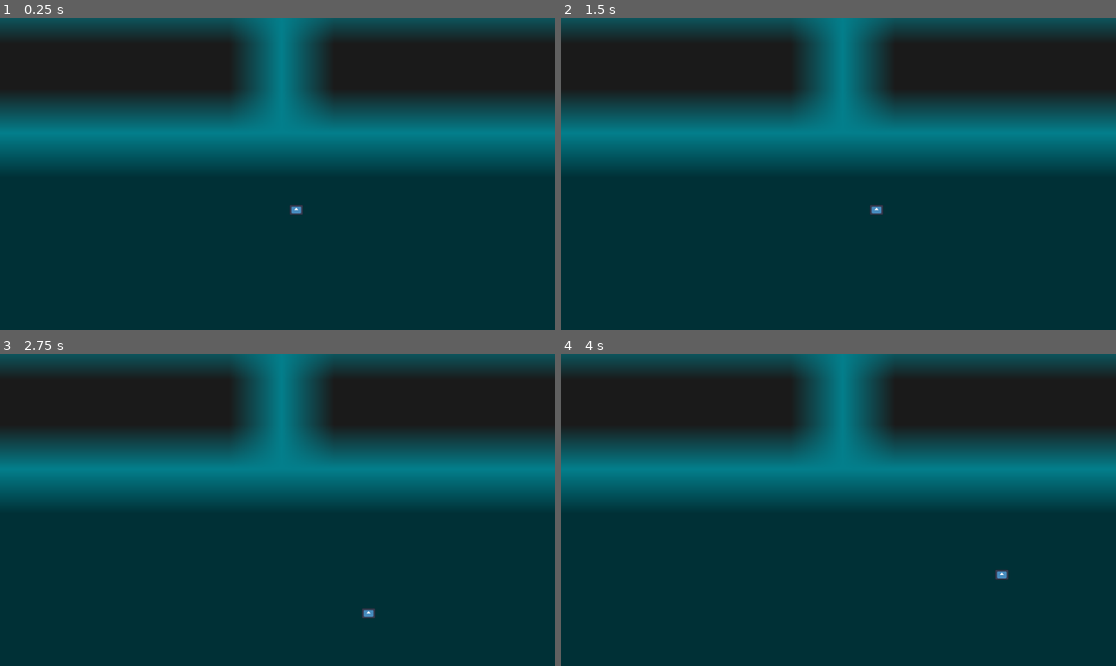
Above: before the commit, frames 1-4 (two rows, left to right).
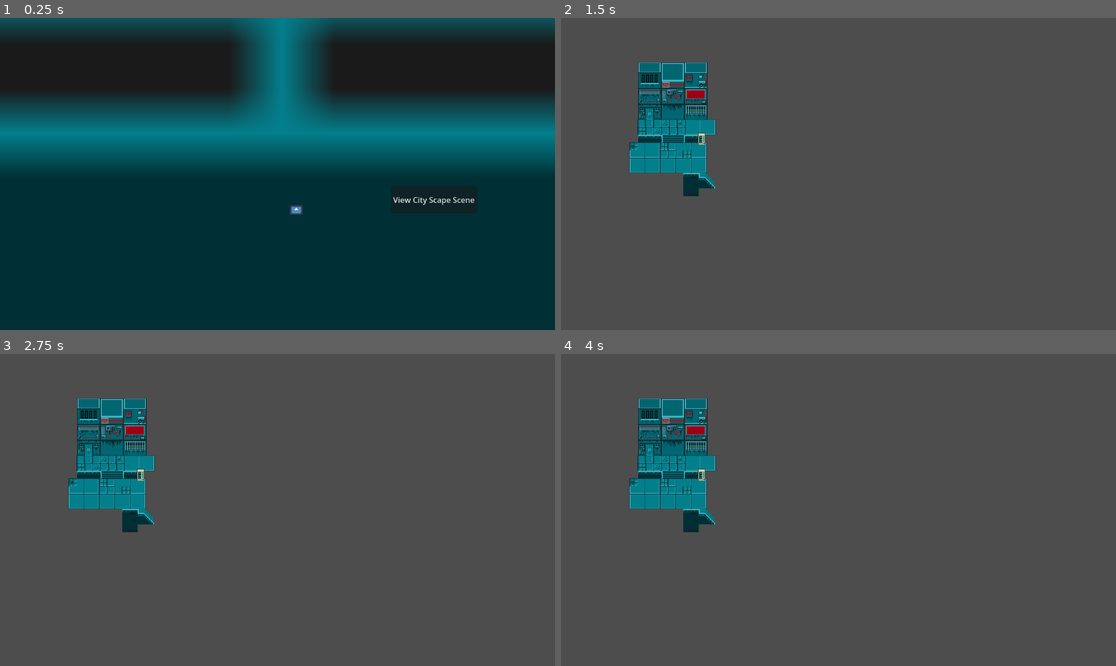
Above: after the commit, the same moments.

Repository: BradMcGlynnUWO/godot-project
Game: Godot game, scene res://main.tscn
The game is run twice, just before and just after one commit, with the same random seed, the same clock (stepped at 60 frames per second) and the same inputs. The engine's default icon, where the game draws it, is replaced by a stand-in: a white triangle on a blue panel in a dark square.
Inputs (mouse positions are in pixels of both pictures, inside the frame that each line leads up to):
- Up to frame 1 (0.25 s): no input
- Up to frame 2 (1.5 s): click (993, 198) at 0.5 s, where only the run after the commit has a clickable "View City Scape Scene"; tap Enter at 1.25 s; hold Right (ui_right) from 1.28 s (still down)
- Up to frame 3 (2.75 s): release Right (ui_right) at 2.03 s; hold Down (ui_down) from 2.03 s (still down)
- Up to frame 4 (4 s): release Down (ui_down) at 2.78 s; hold Right (ui_right) 2.78-3.53 s; hold Up (ui_up) from 3.53 s (still down)

The runs differ from the first frame. In frame 1, 0.2% of the frame differs, in the area x 70-86%, y 57-60%; in frame 2, 99%; in frame 3, 99%, in the area x 0-100%, y 0-100%; in frame 4, 99%.

Commit message:
added assets for urban-streets area, began implementing them, added button in main scene to take you to the urban-streets area

Diff:
--- /dev/null
+++ b/Temporal Mirage - Cybernetic Reclaim/areas/urban-streets/city_home.tscn
@@ -0,0 +1,270 @@
+[gd_scene load_steps=23 format=3 uid="uid://db3ofrxx6v1tx"]
+
+[ext_resource type="Texture2D" uid="uid://bmkxrwdikbrim" path="res://assets/area-assets/urban-street-assets/area-constituents/tile2.png" id="1_gt1nx"]
+[ext_resource type="Texture2D" uid="uid://cyr7t7cfvkrrw" path="res://assets/area-assets/urban-street-assets/area-constituents/tile1.png" id="2_8ocyn"]
+[ext_resource type="Texture2D" uid="uid://cnwwv7qh5dnsf" path="res://assets/area-assets/urban-street-assets/area-constituents/wall-with-door1.png" id="3_c2b55"]
+[ext_resource type="Texture2D" uid="uid://bpu6sok11gjb5" path="res://assets/area-assets/urban-street-assets/area-constituents/tile5.png" id="4_03jr1"]
+[ext_resource type="Texture2D" uid="uid://coow80aryssfb" path="res://assets/area-assets/urban-street-assets/area-constituents/tile3.png" id="5_n3s0d"]
+[ext_resource type="Texture2D" uid="uid://c1bub230dymt3" path="res://assets/area-assets/urban-street-assets/area-constituents/stairs-down.png" id="6_r2shs"]
+[ext_resource type="Texture2D" uid="uid://djt6ujkfhxtmg" path="res://assets/area-assets/urban-street-assets/area-constituents/wall-with-stain.png" id="7_7djt0"]
+[ext_resource type="Texture2D" uid="uid://cyuetg1sxeiwv" path="res://assets/area-assets/urban-street-assets/area-constituents/big-tile1.png" id="8_pbtse"]
+[ext_resource type="Texture2D" uid="uid://dfllckdmshm7b" path="res://assets/area-assets/urban-street-assets/area-constituents/front-face-of-tile-with-trim.png" id="9_2l1rl"]
+[ext_resource type="Texture2D" uid="uid://b48n24cqniv4t" path="res://assets/area-assets/urban-street-assets/area-constituents/tile4.png" id="10_c8tew"]
+[ext_resource type="Texture2D" uid="uid://cggprocmtkih0" path="res://assets/area-assets/urban-street-assets/area-constituents/wall-with-panel1.png" id="11_3imb6"]
+[ext_resource type="Texture2D" uid="uid://56kpn5t75utc" path="res://assets/area-assets/urban-street-assets/area-constituents/wall-with-stained-window1.png" id="12_xgo56"]
+[ext_resource type="Texture2D" uid="uid://cp6o6xot3n0il" path="res://assets/area-assets/urban-street-assets/area-constituents/wall-with-panel2.png" id="13_a506d"]
+[ext_resource type="Texture2D" uid="uid://b1fvi6rwhur3m" path="res://assets/area-assets/urban-street-assets/area-constituents/wall-with-vents.png" id="14_ewgm6"]
+[ext_resource type="Texture2D" uid="uid://bmnni0275a7oq" path="res://assets/area-assets/urban-street-assets/area-constituents/roof1.png" id="15_ie7xx"]
+[ext_resource type="Texture2D" uid="uid://dbmm8hebl04ec" path="res://assets/area-assets/urban-street-assets/area-constituents/green-shade1.png" id="16_0uh6a"]
+[ext_resource type="Texture2D" uid="uid://b1fsb58cm7vqa" path="res://assets/area-assets/urban-street-assets/area-constituents/building-top-floor1.png" id="17_q3rml"]
+[ext_resource type="Texture2D" uid="uid://b3itdivikhnvq" path="res://assets/area-assets/urban-street-assets/area-constituents/wall-with-window.png" id="18_1c5et"]
+[ext_resource type="Texture2D" uid="uid://b8146dxx7whud" path="res://assets/area-assets/urban-street-assets/area-constituents/wall-with-appliance2.png" id="19_jqv2k"]
+[ext_resource type="Texture2D" uid="uid://bhamkig6uuvbp" path="res://assets/area-assets/urban-street-assets/props-and-items/vending-machine.png" id="20_xrv5p"]
+[ext_resource type="Texture2D" uid="uid://dljvs7l3vmy8h" path="res://assets/area-assets/urban-street-assets/area-constituents/stairs-right.png" id="21_kicng"]
+[ext_resource type="Texture2D" uid="uid://bhga1s6yh4m40" path="res://assets/area-assets/urban-street-assets/area-constituents/alleyway-wall3.png" id="22_dx1lq"]
+
+[node name="city-home" type="Node2D"]
+
+[node name="city-scape" type="ParallaxBackground" parent="."]
+
+[node name="floor-top" type="ParallaxLayer" parent="city-scape"]
+
+[node name="Tile2" type="Sprite2D" parent="city-scape/floor-top"]
+position = Vector2(168, 219)
+texture = ExtResource("1_gt1nx")
+
+[node name="Tile3" type="Sprite2D" parent="city-scape/floor-top"]
+position = Vector2(183, 219)
+texture = ExtResource("1_gt1nx")
+
+[node name="Tile4" type="Sprite2D" parent="city-scape/floor-top"]
+position = Vector2(200, 219)
+texture = ExtResource("1_gt1nx")
+
+[node name="Tile1" type="Sprite2D" parent="city-scape/floor-top"]
+position = Vector2(216, 219)
+texture = ExtResource("2_8ocyn")
+
+[node name="Tile5" type="Sprite2D" parent="city-scape/floor-top"]
+position = Vector2(232, 219)
+texture = ExtResource("1_gt1nx")
+
+[node name="Tile6" type="Sprite2D" parent="city-scape/floor-top"]
+position = Vector2(249.25, 219)
+scale = Vector2(1.02941, 1)
+texture = ExtResource("4_03jr1")
+
+[node name="Tile7" type="Sprite2D" parent="city-scape/floor-top"]
+position = Vector2(168, 235)
+texture = ExtResource("5_n3s0d")
+
+[node name="Tile8" type="Sprite2D" parent="city-scape/floor-top"]
+position = Vector2(184, 235)
+texture = ExtResource("1_gt1nx")
+
+[node name="Tile9" type="Sprite2D" parent="city-scape/floor-top"]
+position = Vector2(200, 235)
+texture = ExtResource("2_8ocyn")
+
+[node name="Tile10" type="Sprite2D" parent="city-scape/floor-top"]
+position = Vector2(216, 235)
+texture = ExtResource("1_gt1nx")
+
+[node name="Tile11" type="Sprite2D" parent="city-scape/floor-top"]
+position = Vector2(233, 235)
+texture = ExtResource("1_gt1nx")
+
+[node name="Tile12" type="Sprite2D" parent="city-scape/floor-top"]
+position = Vector2(249.75, 235)
+scale = Vector2(0.970588, 1)
+texture = ExtResource("1_gt1nx")
+
+[node name="Big-tile1" type="Sprite2D" parent="city-scape/floor-top"]
+position = Vector2(274, 227)
+texture = ExtResource("8_pbtse")
+
+[node name="Big-tile11" type="Sprite2D" parent="city-scape/floor-top"]
+position = Vector2(305, 227)
+texture = ExtResource("8_pbtse")
+
+[node name="building-top1" type="ParallaxLayer" parent="city-scape"]
+
+[node name="Roof1" type="Sprite2D" parent="city-scape/building-top1"]
+position = Vector2(184, 103.25)
+scale = Vector2(1, 0.418367)
+texture = ExtResource("15_ie7xx")
+
+[node name="Green-shade1" type="Sprite2D" parent="city-scape/building-top1"]
+position = Vector2(184, 103)
+scale = Vector2(2.625, 1.125)
+texture = ExtResource("16_0uh6a")
+
+[node name="Wall-with-door1" type="Sprite2D" parent="city-scape/building-top1"]
+position = Vector2(184, 195)
+texture = ExtResource("3_c2b55")
+
+[node name="Wall-with-panel2" type="Sprite2D" parent="city-scape/building-top1"]
+position = Vector2(184, 162.75)
+scale = Vector2(1, 1.01515)
+texture = ExtResource("13_a506d")
+
+[node name="Wall-with-vents" type="Sprite2D" parent="city-scape/building-top1"]
+position = Vector2(184, 130)
+texture = ExtResource("14_ewgm6")
+
+[node name="building-top2" type="ParallaxLayer" parent="city-scape"]
+
+[node name="Wall-with-panel1" type="Sprite2D" parent="city-scape/building-top2"]
+position = Vector2(232, 162.5)
+texture = ExtResource("11_3imb6")
+
+[node name="Building-top-floor1" type="Sprite2D" parent="city-scape/building-top2"]
+position = Vector2(232, 138)
+texture = ExtResource("17_q3rml")
+
+[node name="Green-shade2" type="Sprite2D" parent="city-scape/building-top2"]
+position = Vector2(232, 112.5)
+scale = Vector2(2.625, 1.9375)
+texture = ExtResource("16_0uh6a")
+
+[node name="Roof2" type="Sprite2D" parent="city-scape/building-top2"]
+position = Vector2(232, 111.75)
+scale = Vector2(1, 0.765306)
+texture = ExtResource("15_ie7xx")
+
+[node name="Wall-with-stain" type="Sprite2D" parent="city-scape/building-top2"]
+position = Vector2(232, 195.25)
+scale = Vector2(1, 0.984848)
+texture = ExtResource("7_7djt0")
+
+[node name="building-top3" type="ParallaxLayer" parent="city-scape"]
+
+[node name="Wall-with-window" type="Sprite2D" parent="city-scape/building-top3"]
+position = Vector2(280, 162.75)
+scale = Vector2(1, 1.01515)
+texture = ExtResource("18_1c5et")
+
+[node name="Wall-with-appliance2" type="Sprite2D" parent="city-scape/building-top3"]
+position = Vector2(280, 130)
+texture = ExtResource("19_jqv2k")
+
+[node name="Roof3" type="Sprite2D" parent="city-scape/building-top3"]
+position = Vector2(280, 103.75)
+scale = Vector2(1, 0.438776)
+texture = ExtResource("15_ie7xx")
+
+[node name="Green-shade3" type="Sprite2D" parent="city-scape/building-top3"]
+position = Vector2(280, 104)
+scale = Vector2(2.625, 1.125)
+texture = ExtResource("16_0uh6a")
+
+[node name="Wall-with-stained-window1" type="Sprite2D" parent="city-scape/building-top3"]
+position = Vector2(280, 195.25)
+scale = Vector2(1, 0.984848)
+texture = ExtResource("12_xgo56")
+
+[node name="floor-top-middle-separator" type="ParallaxLayer" parent="city-scape"]
+
+[node name="Front-face-of-tile-with-trim" type="Sprite2D" parent="city-scape/floor-top-middle-separator"]
+position = Vector2(168, 251)
+texture = ExtResource("9_2l1rl")
+
+[node name="Front-face-of-tile-with-trim2" type="Sprite2D" parent="city-scape/floor-top-middle-separator"]
+position = Vector2(184, 251)
+texture = ExtResource("9_2l1rl")
+
+[node name="Front-face-of-tile-with-trim3" type="Sprite2D" parent="city-scape/floor-top-middle-separator"]
+position = Vector2(200.5, 251)
+scale = Vector2(1.0625, 1)
+texture = ExtResource("9_2l1rl")
+
+[node name="Front-face-of-tile-with-trim4" type="Sprite2D" parent="city-scape/floor-top-middle-separator"]
+position = Vector2(265, 251)
+texture = ExtResource("9_2l1rl")
+
+[node name="Front-face-of-tile-with-trim5" type="Sprite2D" parent="city-scape/floor-top-middle-separator"]
+position = Vector2(281, 251)
+texture = ExtResource("9_2l1rl")
+
+[node name="Stairs-down" type="Sprite2D" parent="city-scape/floor-top-middle-separator"]
+position = Vector2(233, 251)
+texture = ExtResource("6_r2shs")
+
+[node name="floor-middle" type="ParallaxLayer" parent="city-scape"]
+
+[node name="Big-tile5" type="Sprite2D" parent="city-scape/floor-middle"]
+position = Vector2(286, 275)
+texture = ExtResource("8_pbtse")
+
+[node name="Big-tile6" type="Sprite2D" parent="city-scape/floor-middle"]
+position = Vector2(286, 306)
+texture = ExtResource("8_pbtse")
+
+[node name="Big-tile7" type="Sprite2D" parent="city-scape/floor-middle"]
+position = Vector2(254, 306)
+texture = ExtResource("8_pbtse")
+
+[node name="Big-tile8" type="Sprite2D" parent="city-scape/floor-middle"]
+position = Vector2(222, 306)
+texture = ExtResource("8_pbtse")
+
+[node name="Big-tile9" type="Sprite2D" parent="city-scape/floor-middle"]
+position = Vector2(190, 306)
+texture = ExtResource("8_pbtse")
+
+[node name="Big-tile10" type="Sprite2D" parent="city-scape/floor-middle"]
+position = Vector2(158, 306)
+rotation = 1.5708
+texture = ExtResource("8_pbtse")
+
+[node name="Vending-machine" type="Sprite2D" parent="city-scape/floor-middle"]
+position = Vector2(292, 251)
+texture = ExtResource("20_xrv5p")
+
+[node name="Big-tile2" type="Sprite2D" parent="city-scape/floor-middle"]
+position = Vector2(254, 275)
+texture = ExtResource("8_pbtse")
+
+[node name="Tile15" type="Sprite2D" parent="city-scape/floor-middle"]
+position = Vector2(230, 283)
+texture = ExtResource("1_gt1nx")
+
+[node name="Tile16" type="Sprite2D" parent="city-scape/floor-middle"]
+position = Vector2(214, 283)
+texture = ExtResource("1_gt1nx")
+
+[node name="Tile17" type="Sprite2D" parent="city-scape/floor-middle"]
+position = Vector2(261, 283)
+texture = ExtResource("5_n3s0d")
+
+[node name="Big-tile3" type="Sprite2D" parent="city-scape/floor-middle"]
+position = Vector2(190, 275)
+texture = ExtResource("8_pbtse")
+
+[node name="Big-tile4" type="Sprite2D" parent="city-scape/floor-middle"]
+position = Vector2(158, 275)
+rotation = 1.5708
+texture = ExtResource("8_pbtse")
+
+[node name="Tile18" type="Sprite2D" parent="city-scape/floor-middle"]
+position = Vector2(151, 267)
+texture = ExtResource("10_c8tew")
+
+[node name="Tile13" type="Sprite2D" parent="city-scape/floor-middle"]
+position = Vector2(214, 267)
+texture = ExtResource("5_n3s0d")
+
+[node name="Tile14" type="Sprite2D" parent="city-scape/floor-middle"]
+position = Vector2(230, 267)
+texture = ExtResource("1_gt1nx")
+
+[node name="ParallaxLayer" type="ParallaxLayer" parent="city-scape"]
+
+[node name="Stairs-right" type="Sprite2D" parent="."]
+position = Vector2(303, 338)
+texture = ExtResource("21_kicng")
+
+[node name="Alleyway-wall3" type="Sprite2D" parent="."]
+position = Vector2(270.125, 346)
+scale = Vector2(0.962121, 1)
+texture = ExtResource("22_dx1lq")
--- /dev/null
+++ b/Temporal Mirage - Cybernetic Reclaim/main.gd
@@ -0,0 +1,5 @@
+extends Node2D
+
+
+func _on_button_pressed():
+	get_tree().change_scene_to_file("res://areas/urban-streets/city_home.tscn")
--- a/Temporal Mirage - Cybernetic Reclaim/main.tscn
+++ b/Temporal Mirage - Cybernetic Reclaim/main.tscn
@@ -1,10 +1,18 @@
-[gd_scene load_steps=4 format=3 uid="uid://puyaol6pksee"]
+[gd_scene load_steps=6 format=3 uid="uid://dtaeuhgpkcy1f"]
 
 [ext_resource type="Texture2D" uid="uid://mlgssr4jqxls" path="res://icon.svg" id="1_4obrq"]
+[ext_resource type="Script" path="res://main.gd" id="1_i4w8d"]
 [ext_resource type="Texture2D" uid="uid://cems3ltevh2ei" path="res://assets/area-assets/urban-street-assets/area-constituents/alleyway-wall.png" id="1_r4rrm"]
 [ext_resource type="Script" path="res://Player/Character.gd" id="3_8178n"]
 
+[sub_resource type="GDScript" id="GDScript_crhs5"]
+script/source = "extends Button
+
+
+"
+
 [node name="main" type="Node2D"]
+script = ExtResource("1_i4w8d")
 
 [node name="Background" type="Sprite2D" parent="."]
 position = Vector2(2556, 1724)
@@ -19,3 +27,13 @@
 
 [node name="Camera2D" type="Camera2D" parent="."]
 position = Vector2(-18, 3)
+
+[node name="Button" type="Button" parent="."]
+offset_left = 218.0
+offset_top = 28.0
+offset_right = 396.0
+offset_bottom = 85.0
+text = "View City Scape Scene"
+script = SubResource("GDScript_crhs5")
+
+[connection signal="pressed" from="Button" to="." method="_on_button_pressed"]
Binary file added: Temporal Mirage - Cybernetic Reclaim/assets/area-assets/urban-street-assets/area-constituents/alleyway-wall2.png
Not shown, added: Temporal Mirage - Cybernetic Reclaim/assets/area-assets/urban-street-assets/area-constituents/alleyway-wall2.png.import
Binary file added: Temporal Mirage - Cybernetic Reclaim/assets/area-assets/urban-street-assets/area-constituents/alleyway-wall3.png
Not shown, added: Temporal Mirage - Cybernetic Reclaim/assets/area-assets/urban-street-assets/area-constituents/alleyway-wall3.png.import
Binary file added: Temporal Mirage - Cybernetic Reclaim/assets/area-assets/urban-street-assets/area-constituents/trim.png
Not shown, added: Temporal Mirage - Cybernetic Reclaim/assets/area-assets/urban-street-assets/area-constituents/trim.png.import
